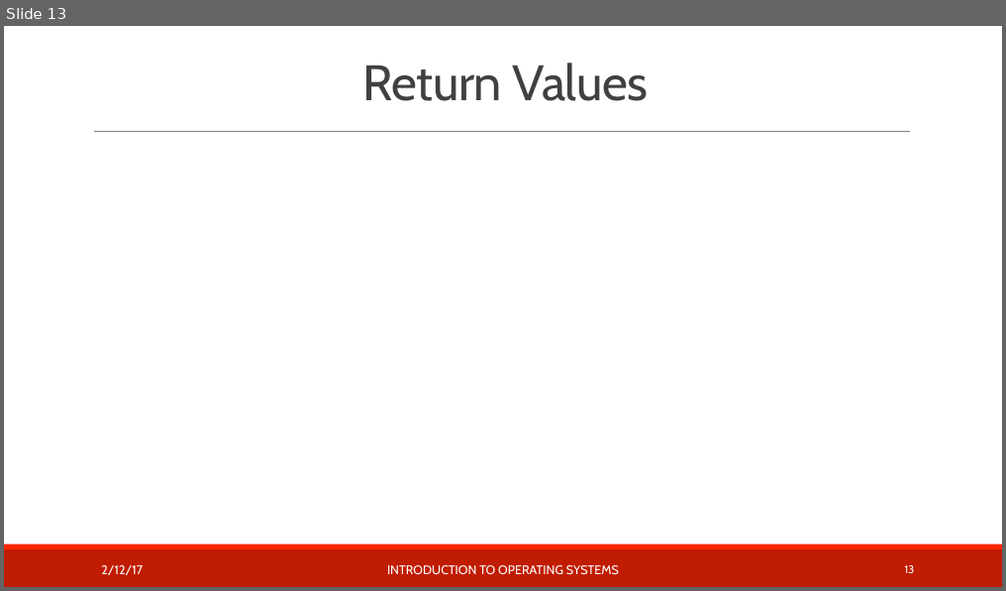
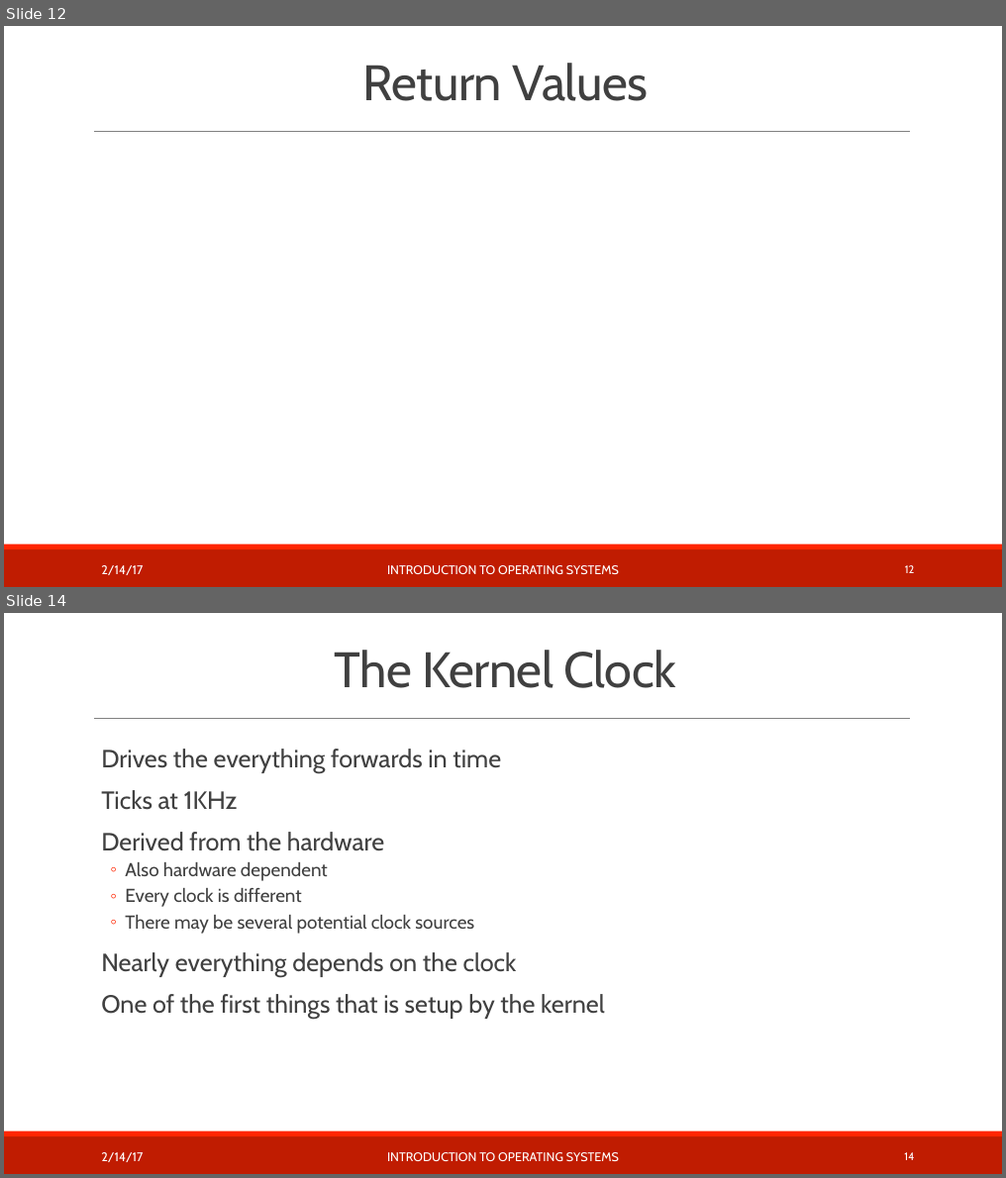
Before and after one commit to teachbsd/course, a slide deck: undergraduate/lectures/kernel-services.pptx. Shown one above the other, each under a label of ours: slide 13 before the commit, slides 12 and 14 after it; the slides between them are not shown. The pictures are 1006x591 and 1006x1178 pixels, drawn with LibreOffice and Linux fonts; fonts in the diff are those of the drawing; background and template pictures are left out. Boxes give left, top, right and bottom in pixels: in the first picture for what was removed or moved away, otherwise in the second. Text is boxed around its words. In the diff, an @@ line names an element or a change of style, - is before the commit and + after.

Commit message:
Flesh out with discussions of:
Timekeeping and clocks
Resource tracking and limiting
System processes

```diff
--- a/undergraduate/lectures/kernel-services.pptx
+++ b/undergraduate/lectures/kernel-services.pptx
@@ slide 14 added at <box>4,613,1002,1174</box>, background #FFFFFF; not listed: 3 template elements that a slide beside it also shows @@
@@ title added at <box>335,650,676,688</box>, 48 pt, text #404040 @@
+The Kernel Clock
@@ text added at <box>101,749,605,1019</box>, 24 pt, text #404040 @@
+  Drives the everything forwards in time
+  Ticks at 1KHz
+  Derived from the hardware
+  ◦ Also hardware dependent
+  ◦ Every clock is different
+  ◦ There may be several potential clock sources
+  Nearly everything depends on the clock
+  One of the first things that is setup by the kernel
@@ text added at <box>101,1153,143,1162</box>, 12 pt, text #FFFFFF @@
+2/14/17
@@ text added at <box>387,1153,619,1161</box>, 12 pt, text #FFFFFF @@
+INTRODUCTION TO OPERATING SYSTEMS
@@ page number added at <box>904,1153,914,1160</box>, 10.5 pt, text #FFFFFF @@
+14
@@ what was slide 13 is now slide 12 @@
@@ slide 12 changed as well @@
@@ text at <box>101,566,143,575</box>: text changed @@
-2/12/17
+2/14/17
@@ page number at <box>905,566,915,573</box>: text changed @@
-13
+12
```
Also in this commit, not shown: 11 other slides changed, 10 other slides added.
